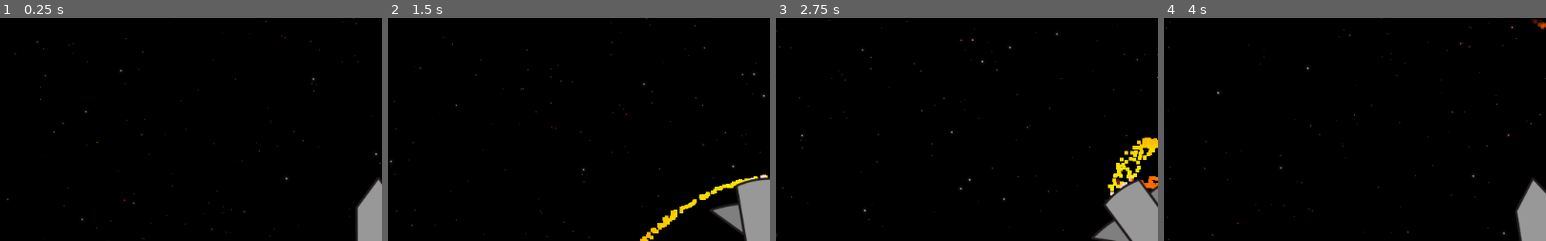
Above: before the commit, frames 1-4 (left to right).
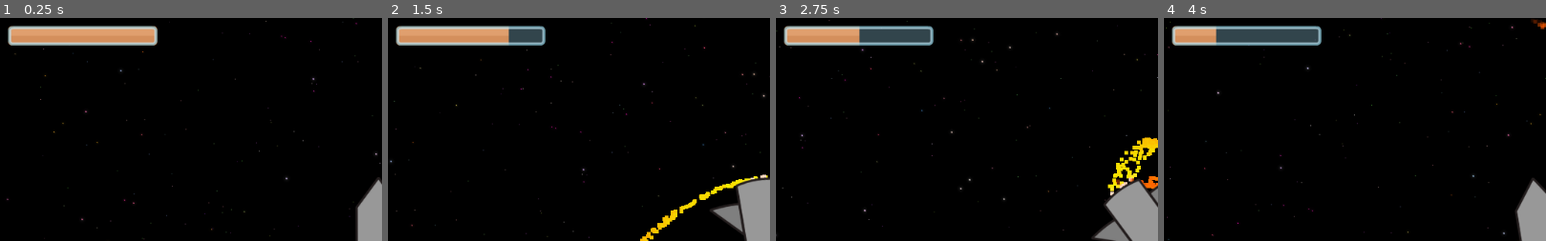
Above: after the commit, the same moments.

Repository: mariothedog/Holes-Theme
Game: Godot game, scene res://Space/Space.tscn
Same seed, same stepped clock (60 frames per second), same inputs: the game is played once before the commit and once after it.
Inputs (mouse positions are % of the whole screen's width and height, from its top left):
- Up to frame 1 (0.25 s): no input
- Up to frame 2 (1.5 s): tap Enter at 0.5 s; move the mouse to (72, 45) at 0.52 s; hold W (thrust) 0.53-1.28 s; hold D (turn_right) from 0.53 s (still down); click (72, 45) at 0.67 s; move the mouse to (30, 55) at 1.27 s; tap W (thrust) at 1.35 s
- Up to frame 3 (2.75 s): tap W (thrust) at 1.52, 1.82 s; move the mouse to (60, 28) at 2.02 s; release D (turn_right) at 2.03 s; hold A (turn_left) from 2.03 s (still down); hold W (thrust) from 2.03 s (still down)
- Up to frame 4 (4 s): move the mouse to (45, 70) at 2.77 s; release A (turn_left) at 2.78 s; release W (thrust) at 2.78 s; hold D (turn_right) from 2.78 s (still down); tap W (thrust) at 2.85, 3.02, 3.32 s; click (45, 70) at 2.92 s; move the mouse to (80, 65) at 3.52 s; hold W (thrust) from 3.53 s (still down)
The pictures show only the part of the screen within x 0-50%, y 1-51%; the shares and areas given below are measured in that part.

The runs differ from the first frame. In frame 1, 3.5% of the frame differs, in the area x 2-42%, y 3-13%; in frame 2, 3.5%; in frame 3, 3.5%; in frame 4, 3.5%.

Commit message:
Added fuel

Diff:
--- a/Rocket/Rocket.gd
+++ b/Rocket/Rocket.gd
@@ -6,19 +6,28 @@
 const fire_particles_lifetime = 1
 const terminal_velocity = 500
 const max_health = 100
+const max_fuel = 200
 
 var velocity = Vector2()
 
 var health
+var fuel
 var can_hurt = true
 
 func _ready():
 	$CPUParticles2D.emitting = false
+
+	$"Health Bar".max_value = max_health
 	health = max_health
+
+	$"HUD/Fuel Bar".max_value = max_fuel
+	fuel = max_fuel
 
 func _process(_delta):
 	if health < max_health:
 		$"Health Bar".visible = true
+
+	$"HUD/Fuel Bar".value = fuel
 
 func _physics_process(delta):
 	input()
@@ -26,12 +35,16 @@
 	animate()
 
 func input():
-	if Input.is_action_pressed("thrust"):
+	if Input.is_action_pressed("thrust") and fuel > 0:
 		velocity += Vector2(0, -acc).rotated(rotation)
 		$CPUParticles2D.emitting = true
 
-	if Input.is_action_pressed("thrust_back"):
+		fuel -= 1
+
+	if Input.is_action_pressed("thrust_back") and fuel > 0:
 		velocity -= Vector2(0, -acc).rotated(rotation)
+
+		fuel -= 1
 
 	if Input.is_action_pressed("turn_right"):
 		rotate(deg2rad(rotation_amount))
--- a/Rocket/Rocket.tscn
+++ b/Rocket/Rocket.tscn
@@ -83,4 +83,18 @@
 [node name="Landing RayCast2D" type="RayCast2D" parent="."]
 position = Vector2( 0, 80 )
 enabled = true
+
+[node name="HUD" type="CanvasLayer" parent="."]
+
+[node name="Fuel Bar" type="TextureProgress" parent="HUD"]
+margin_left = 16.0
+margin_top = 16.0
+margin_right = 216.0
+margin_bottom = 42.0
+value = 100.0
+texture_over = ExtResource( 3 )
+texture_progress = ExtResource( 4 )
+__meta__ = {
+"_edit_use_anchors_": false
+}
 [connection signal="timeout" from="Damage Shield" to="." method="_on_Damage_Shield_timeout"]
